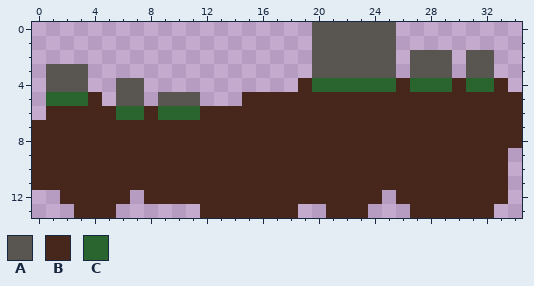
Two versions of one pixel-art sprite, Content/WorldGeneration/Textures/GuideCamp.png. Above: the version before the commit.
The file is 35x14 pixels.
Palette (. is transparent): A #595652  B #47261c  C #2a642e
Pixels before, first column x 0:
 0 ....................AAAAAA.........
 1 ....................AAAAAA.........
 2 ....................AAAAAA.AAA.AA..
 3 .AAA................AAAAAA.AAA.AA..
 4 .AAA..AA...........BCCCCCCBCCCBCCB.
 5 .CCCB.AA.AAA...BBBBBBBBBBBBBBBBBBBB
 6 .BBBBBCCBCCCBBBBBBBBBBBBBBBBBBBBBBB
 7 BBBBBBBBBBBBBBBBBBBBBBBBBBBBBBBBBBB
 8 BBBBBBBBBBBBBBBBBBBBBBBBBBBBBBBBBBB
 9 BBBBBBBBBBBBBBBBBBBBBBBBBBBBBBBBBB.
10 BBBBBBBBBBBBBBBBBBBBBBBBBBBBBBBBBB.
11 BBBBBBBBBBBBBBBBBBBBBBBBBBBBBBBBBB.
12 ..BBBBB.BBBBBBBBBBBBBBBBB.BBBBBBBB.
13 ...BBB......BBBBBBB..BBB...BBBBBB..
And afterwards:
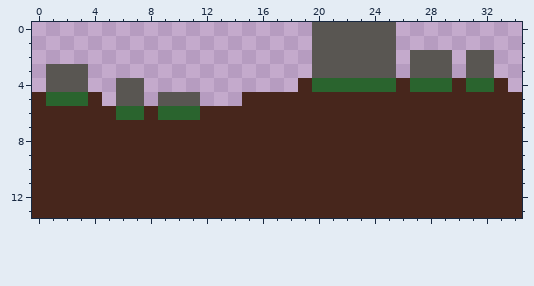
Changes in this commit:
y 5..6: x 0 . -> B
y 9..11: x 34 . -> B
y 12: x 0..1 .. -> BB; x 7 . -> B; x 25 . -> B; x 34 . -> B
y 13: x 0..2 ... -> BBB; x 6..11 ...... -> BBBBBB; x 19..20 .. -> BB; x 24..26 ... -> BBB; x 33..34 .. -> BB
Where, in picture pixels (left, top, right, bottom), the same in both pictures:
added: (32, 92, 46, 120)
added: (494, 148, 522, 218)
added: (32, 190, 74, 218)
added: (116, 190, 200, 218)
added: (368, 190, 410, 218)
added: (298, 204, 326, 218)
